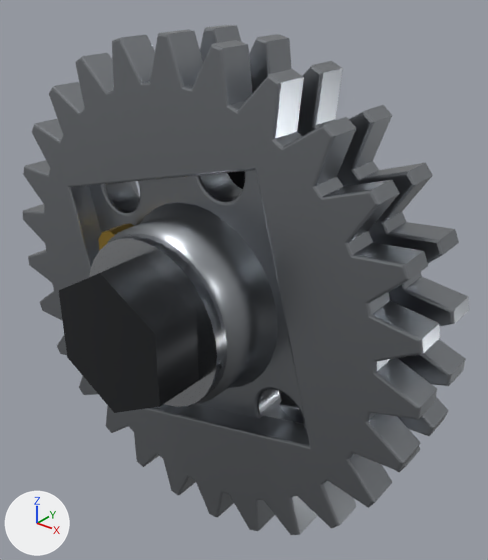
An edit to the glTF model porsche-911sc-engine/parts/cam-sprocket-left.glb, drawn before and after from the same camera.
Rendered twice from a 50 mm lens placed at (-218.7, -317.0, 55.5), pointed at (-285.2, -233.9, 4.0). The axes (+X, +Y, +Z) are drawn at lower left. The lights are the same throughout. The picture after the commit comes second. Where no turn or scale is listed for an object, it has been applied to the vertices. Vertices at exactly the same position are counted once.

The older version as bpy lines, for what is in view:
```python
me_mesh_0 = bpy.data.meshes.new('Mesh_0')
me_mesh_0.from_pydata(...)  # 3864 vertices, 7688 faces; spans x -44.8..44.8, y -10.5..10.5, z -44.8..44.8
me_mesh_0.materials.append(mat_steel)  # grey #9da1a6
me_mesh_1 = bpy.data.meshes.new('Mesh_1')
me_mesh_1.from_pydata(...)  # 142 vertices, 216 faces; spans x -21.0..21.0, y -17.7..17.7, z -21.0..21.0
me_mesh_1.materials.append(mat_darksteel)  # dark grey #3c3e41
me_mesh_2 = bpy.data.meshes.new('Mesh_2')
me_mesh_2.from_pydata(...)  # a 32-sided cylinder along y spanning x -15.0..15.0, y -1.3..1.3, z -15.0..15.0
me_mesh_2.materials.append(mat_polishedsteel)  # light grey #c9ccd0
me_mesh_3 = bpy.data.meshes.new('Mesh_3')
me_mesh_3.from_pydata(...)  # a 10-sided cylinder along y spanning x -3.33..3.33, y -2.5..2.5, z -3.5..3.5
me_mesh_3.materials.append(mat_brass)  # yellow #c9a54a
ob_cam_sprocket_left_brass = bpy.data.objects.new('cam-sprocket-left:brass', me_mesh_3)
ob_cam_sprocket_left_brass.location = (-306.0, -243.0, 8.0)
ob_cam_sprocket_left_darksteel = bpy.data.objects.new('cam-sprocket-left:darkSteel', me_mesh_1)
ob_cam_sprocket_left_darksteel.location = (-292.0, -241.8, 0.0)
ob_cam_sprocket_left_polishedsteel = bpy.data.objects.new('cam-sprocket-left:polishedSteel', me_mesh_2)
ob_cam_sprocket_left_polishedsteel.location = (-292.0, -249.5, 0.0)
ob_cam_sprocket_left_steel = bpy.data.objects.new('cam-sprocket-left:steel', me_mesh_0)
ob_cam_sprocket_left_steel.location = (-292.0, -237.4, 0.1)
```
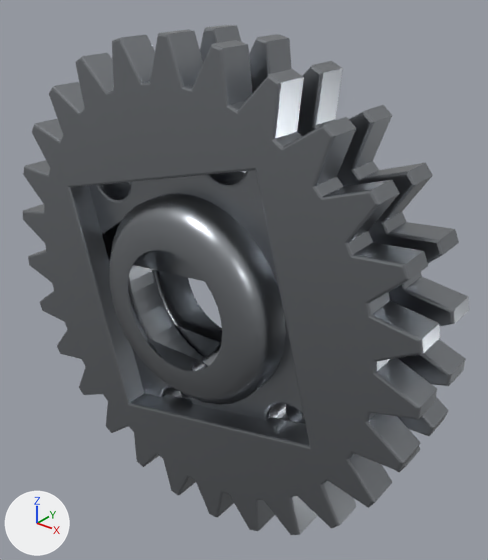
What changed in the scene script:
```text
Change me_mesh_0:
    used by ob_cam_sprocket_left_steel; location = (-292.0, -237.4, 0.1)
    remove me_mesh_0.from_pydata(...)  # 3864 vertices, 7688 faces; spans x -44.8..44.8, y -10.5..10.5, z -44.8..44.8
    add me_mesh_0.from_pydata(...)  # 4764 vertices, 9364 faces; spans x -44.8..44.8, y -9.0..9.0, z -44.8..44.8
    me_mesh_0 part 1: the loose piece of 676 vertices spanning x -44.8..44.8, y 4.5..10.5, z -44.8..44.8 is moved by (0.0, -1.5, 0.0)
    me_mesh_0 part 2: the loose piece of 676 vertices spanning x -44.8..44.8, y -5.6..0.3, z -44.8..44.8 is moved by (0.0, -1.5, 0.0)
    me_mesh_0 part 3: the loose piece of 2320 vertices spanning x -34.1..34.0, y -1.1..6.0, z -34.1..34.0 is rebuilt with 3188 vertices and now spans x -34.1..34.0, y -2.7..4.5, z -34.1..34.0
    me_mesh_0 part 4: the loose piece of 192 vertices spanning x -18.0..18.0, y -10.5..4.5, z -18.0..17.9 is rebuilt with 224 vertices and now spans x -19.5..19.5, y -9.0..6.3, z -19.6..19.4
Change ob_cam_sprocket_left_steel:
    ob_cam_sprocket_left_steel.location: (-292.0, -237.4, 0.1) -> (-292.0, -235.9, 0.1)
Remove ob_cam_sprocket_left_darksteel:
    ob_cam_sprocket_left_darksteel = bpy.data.objects.new('cam-sprocket-left:darkSteel', me_mesh_1)
    ob_cam_sprocket_left_darksteel.location = (-292.0, -241.8, 0.0)
Remove ob_cam_sprocket_left_polishedsteel:
    ob_cam_sprocket_left_polishedsteel = bpy.data.objects.new('cam-sprocket-left:polishedSteel', me_mesh_2)
    ob_cam_sprocket_left_polishedsteel.location = (-292.0, -249.5, 0.0)
Remove ob_cam_sprocket_left_brass:
    ob_cam_sprocket_left_brass = bpy.data.objects.new('cam-sprocket-left:brass', me_mesh_3)
    ob_cam_sprocket_left_brass.location = (-306.0, -243.0, 8.0)
```

What differs and where, as boxes (x1, y1, x2, y2) in the pictures (488 x 560 px; the box of a moved part takes in the faces that stretch with it):
'cam-sprocket-left:steel', reshaped, moved: (23, 25, 469, 535) in both
'cam-sprocket-left:darkSteel', deleted: before (59, 171, 245, 413)
'cam-sprocket-left:polishedSteel', deleted: before (89, 234, 228, 407)
'cam-sprocket-left:brass', deleted: before (98, 223, 134, 250)
part 1 of me_mesh_0, moved or reshaped: before (132, 25, 469, 472); after (130, 25, 469, 472)
part 2 of me_mesh_0, moved or reshaped: (56, 167, 306, 441) in both
part 3 of me_mesh_0, rebuilt: before (89, 170, 306, 429); after (89, 170, 304, 421)
part 4 of me_mesh_0, rebuilt: before (108, 202, 278, 404); after (110, 193, 286, 405)
